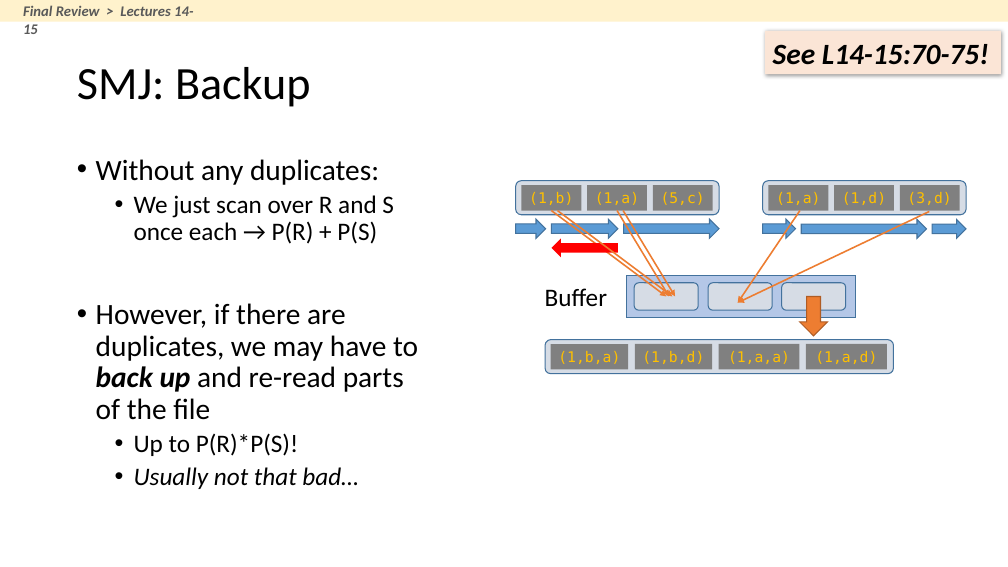
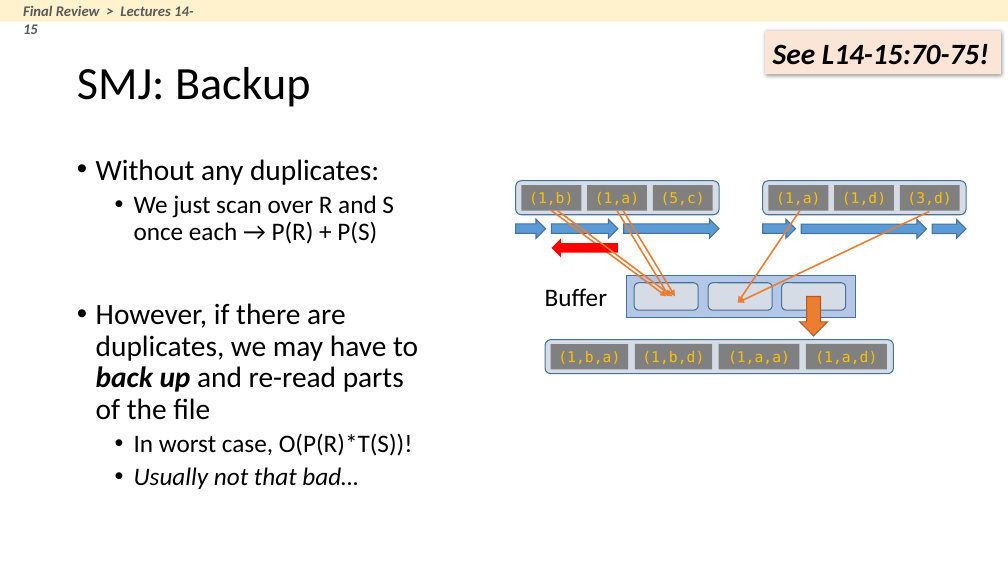
Before and after one commit to XIEQ/cs145-notebooks, a slide deck: slide 24 of final/final_review.pptx. Drawn at 1008x567 pixels with LibreOffice and Linux fonts; fonts in the diff are those of the drawing. Boxes give left, top, right and bottom in pixels: in the first picture for what was removed or moved away, otherwise in the second. Text is boxed around its words. In the diff, an @@ line names an element or a change of style, - is before the commit and + after.

```diff
--- a/final/final_review.pptx
+++ b/final/final_review.pptx
@@ text at (134,433,413,456): text changed @@
-  • Up to P(R)*P(S)!
+  • In worst case, O(P(R)*T(S))!
```
Also in this commit, not shown: 10 other slides changed, 1 slide added, 3 other files.
